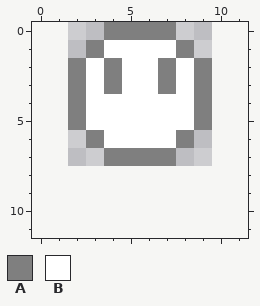
Two states of a pixel-art file, res/img/char.aseprite. Above, as it was before the edit.
8x8 pixels, 1 frame. The old version is drawn lined up with the new one, on the new canvas.
Palette (. is transparent): A #7f7f7f  B #ffffff
Pixels before, first column x 2:
0 ..AAAA..
1 .ABBBBA.
2 ABABBABA
3 ABABBABA
4 ABBBBBBA
5 ABBBBBBA
6 .ABBBBA.
7 ..AAAA..
And afterwards:
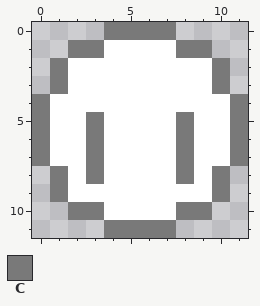
Colours new in this view: C #797979
The exact change:
canvas 8x8 -> 12x12, the old top-left corner now at 2,0
Colour B is added in rows 4 to 5 at x 1 and 10; in rows 6 to 7 at x 1 to 2 and 9 to 10; in row 8 at x 2, 4 to 7 and 9; in row 9 at x 2 to 9; in row 10 at x 4 to 7.
Colour B replaces colour A in rows 2 to 3 at x 2, 4, 7 and 9; in rows 4 to 5 at x 2 and 9; in row 7 at x 4 to 7.
Colour C is added in row 1 at x 2 and 9; in rows 2 to 3 at x 1 and 10; in rows 4 to 6 at x 0 and 11; in row 7 at x 0, 3, 8 and 11; in row 8 at x 1, 3, 8 and 10; in row 9 at x 1 and 10.
Colour C is added in row 10 at x 2 to 3 and 8 to 9; in row 11 at x 4 to 7.
Colour C replaces colour A in row 0 at x 4 to 7; in row 1 at x 3 and 8; in row 6 at x 3 and 8.
Colour C replaces colour B in row 5 at x 3 and 8.
